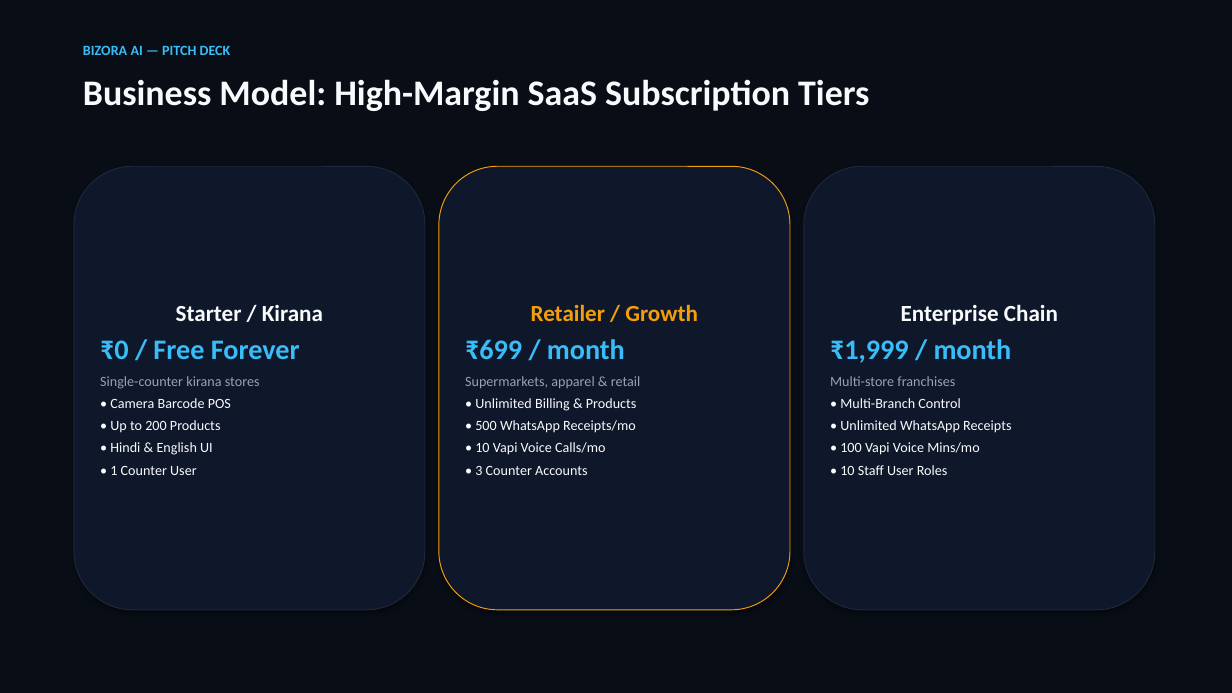
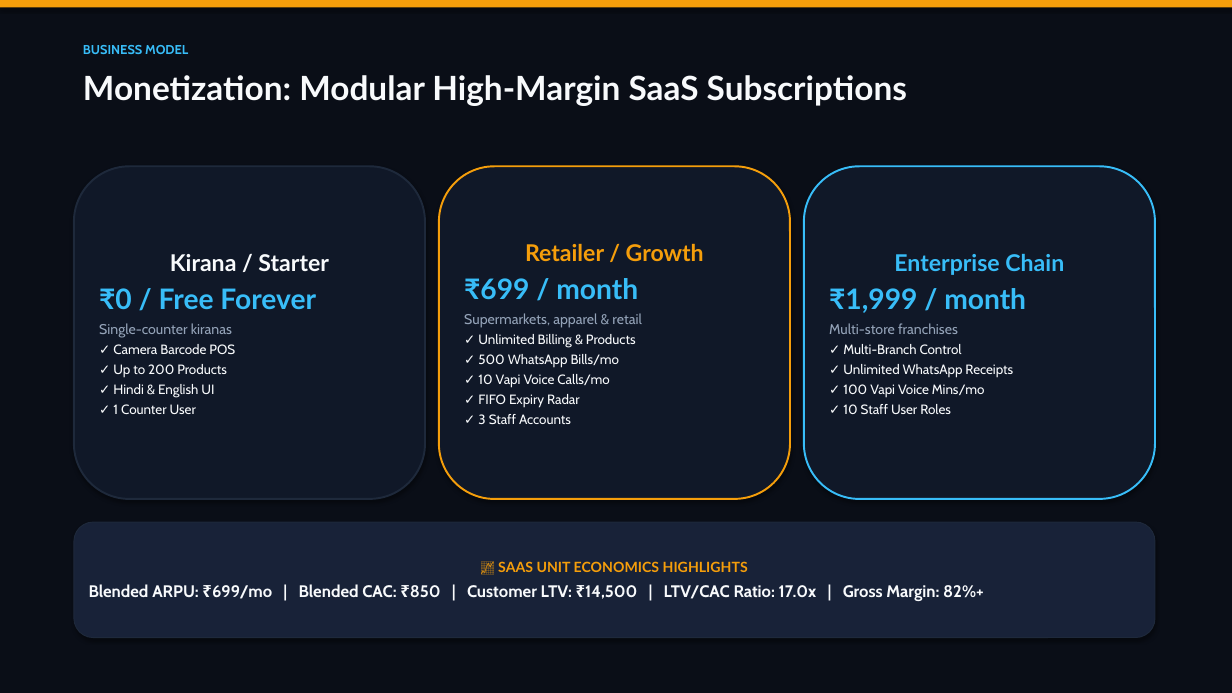
Before and after one commit to omkhade75/project-h, a slide deck: slide 7 of Bizora_Judges_Pitch_Deck.pptx (slide 6 before the commit). Drawn at 1232x693 pixels with LibreOffice and Linux fonts; fonts in the diff are those of the drawing. Boxes give left, top, right and bottom in pixels: in the first picture for what was removed or moved away, otherwise in the second. Text is boxed around its words. In the diff, an @@ line names an element or a change of style, - is before the commit and + after.

Commit message:
design(decks): re-engineer pitch deck and financial model with high-end executive typography, embedded graphics, and comparison matrix

```diff
--- a/Bizora_Judges_Pitch_Deck.pptx
+++ b/Bizora_Judges_Pitch_Deck.pptx
@@ rectangle at [0,0,1232,693]: fill #090D16 to #0A0E17 @@
@@ rectangle added at [0,0,1232,7], fill #F59E0B @@
@@ text removed at [83,45,231,55] @@
-BIZORA AI — PITCH DECK
@@ text added at [83,45,188,54], 10 pt, text #38BDF8, bold @@
+BUSINESS MODEL
@@ text at [83,75,907,106]: text changed; size 28 to 26 pt; font Calibri to Lato @@
-Business Model: High-Margin SaaS Subscription Tiers
+Monetization: Modular High-Margin SaaS Subscriptions
@@ rounded rectangle "Kirana / Starter": place and size @@
-rounded rectangle "Kirana / Starter" at [74,166,425,610]
+rounded rectangle "Kirana / Starter" at [74,166,425,499]
@@ rounded rectangle "Kirana / Starter" at [74,166,425,499]: fill #0F172A to #101828; outline #1E293B 0.75 pt to #1E293B 1.5 pt @@
@@ rounded rectangle "Retailer / Growth": place and size @@
-rounded rectangle "Retailer / Growth" at [439,166,790,610]
+rounded rectangle "Retailer / Growth" at [439,166,790,499]
@@ rounded rectangle "Retailer / Growth" at [439,166,790,499]: fill #0F172A to #101828; outline #F59E0B 0.75 pt to #F59E0B 1.5 pt @@
@@ rounded rectangle "Enterprise Chain": place and size @@
-rounded rectangle "Enterprise Chain" at [804,166,1155,610]
+rounded rectangle "Enterprise Chain" at [804,166,1155,499]
@@ rounded rectangle "Enterprise Chain" at [804,166,1155,499]: fill #0F172A to #101828; outline #1E293B 0.75 pt to #38BDF8 1.5 pt @@
@@ text in rounded rectangle at [170,254,329,271]: text changed; font Calibri to Lato @@
-Starter / Kirana
+Kirana / Starter
@@ text in rounded rectangle at [464,244,704,328]: font Calibri to Lato in "Retailer / Growth", "₹699 / month"; font Calibri to Cabin in "Supermarkets, apparel & retail"; less space between paragraphs @@
@@ text in rounded rectangle at [829,254,1064,334]: font Calibri to Lato in "Enterprise Chain", "₹1,999 / month"; text colour #F8FAFC to #38BDF8 in "Enterprise Chain"; font Calibri to Cabin in "Multi-store franchises"; less space between paragraphs @@
@@ text in rounded rectangle at [99,288,316,309]: font Calibri to Lato in "₹0 / Free Forever" @@
@@ text in rounded rectangle at [99,323,235,414]: text changed; size 11 to 10.5 pt; font Calibri to Cabin @@
-Single-counter kirana stores
-• Camera Barcode POS
-• Up to 200 Products
-• Hindi & English UI
-• 1 Counter User
+Single-counter kiranas
+✓ Camera Barcode POS
+✓ Up to 200 Products
+✓ Hindi & English UI
+✓ 1 Counter User
@@ text in rounded rectangle at [478,334,636,424]: text changed; size 11 to 10.5 pt; font Calibri to Cabin @@
-• Unlimited Billing & Products
-• 500 WhatsApp Receipts/mo
-• 10 Vapi Voice Calls/mo
-• 3 Counter Accounts
+✓ Unlimited Billing & Products
+✓ 500 WhatsApp Bills/mo
+✓ 10 Vapi Voice Calls/mo
+✓ FIFO Expiry Radar
+✓ 3 Staff Accounts
@@ text in rounded rectangle at [843,344,1013,414]: text changed; size 11 to 10.5 pt; font Calibri to Cabin @@
-• Multi-Branch Control
-• Unlimited WhatsApp Receipts
-• 100 Vapi Voice Mins/mo
-• 10 Staff User Roles
+✓ Multi-Branch Control
+✓ Unlimited WhatsApp Receipts
+✓ 100 Vapi Voice Mins/mo
+✓ 10 Staff User Roles
@@ rounded rectangle added at [74,522,1155,638], fill #182238, outline #1E293B 0.75 pt, 13 pt, text #F8FAFC, bold @@
+📈 SAAS UNIT ECONOMICS HIGHLIGHTS
+Blended ARPU: ₹699/mo | Blended CAC: ₹850 | Customer LTV: ₹14,500 | LTV/CAC Ratio: 17.0x | Gross Margin: 82%+
```
Also in this commit, not shown: 3 other slides changed, 5 slides added, 3 slides removed, 1 other file.
